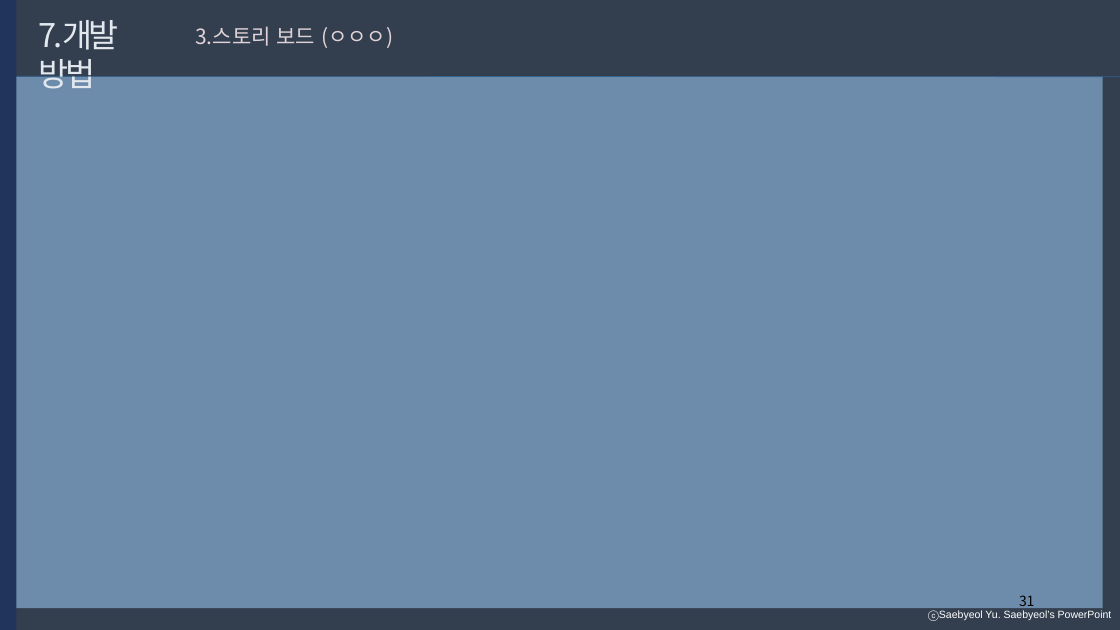
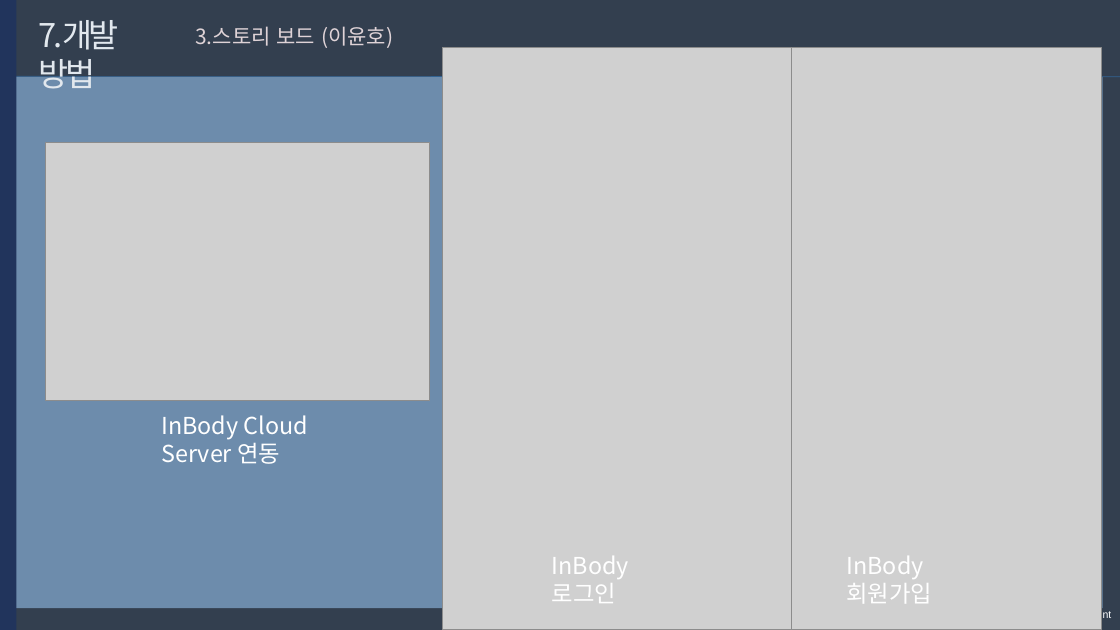
Before and after one commit to developerYHLee/University_Homework, a slide deck: slide 31 of 기말과제.pptx. Drawn at 1120x630 pixels with LibreOffice and Linux fonts; fonts in the diff are those of the drawing; grey boxes stand for pictures. Boxes give left, top, right and bottom in pixels: in the first picture for what was removed or moved away, otherwise in the second. Text is boxed around its words. In the diff, an @@ line names an element or a change of style, - is before the commit and + after.

```diff
--- a/기말과제.pptx
+++ b/기말과제.pptx
@@ text at box(195, 26, 393, 48): text changed @@
-3.스토리 보드 (ㅇㅇㅇ)
+3.스토리 보드 (이윤호)
@@ picture added at box(442, 48, 791, 629) @@
@@ picture added at box(753, 48, 1102, 629) @@
@@ picture added at box(45, 142, 429, 401) @@
@@ text added at box(161, 415, 308, 464), 20 pt, text #FFFFFF @@
+InBody Cloud Server 연동
@@ text added at box(552, 556, 629, 603), 20 pt, text #FFFFFF @@
+InBody 로그인
@@ text added at box(847, 556, 933, 603), 20 pt, text #FFFFFF @@
+InBody 회원가입
@@ page number removed at box(1019, 595, 1035, 610) @@
-31
```
Also in this commit, not shown: 6 other slides changed.
